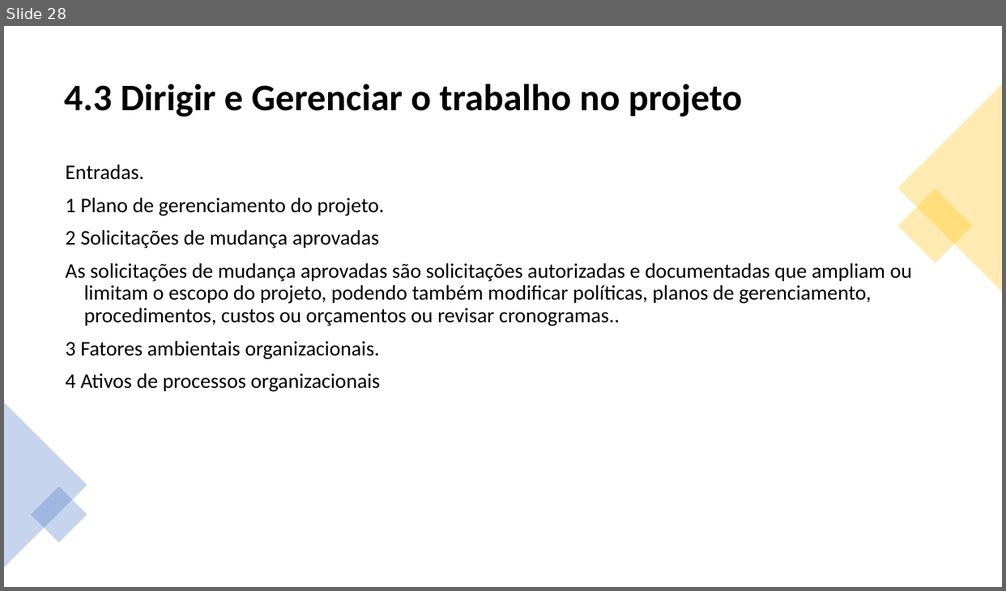
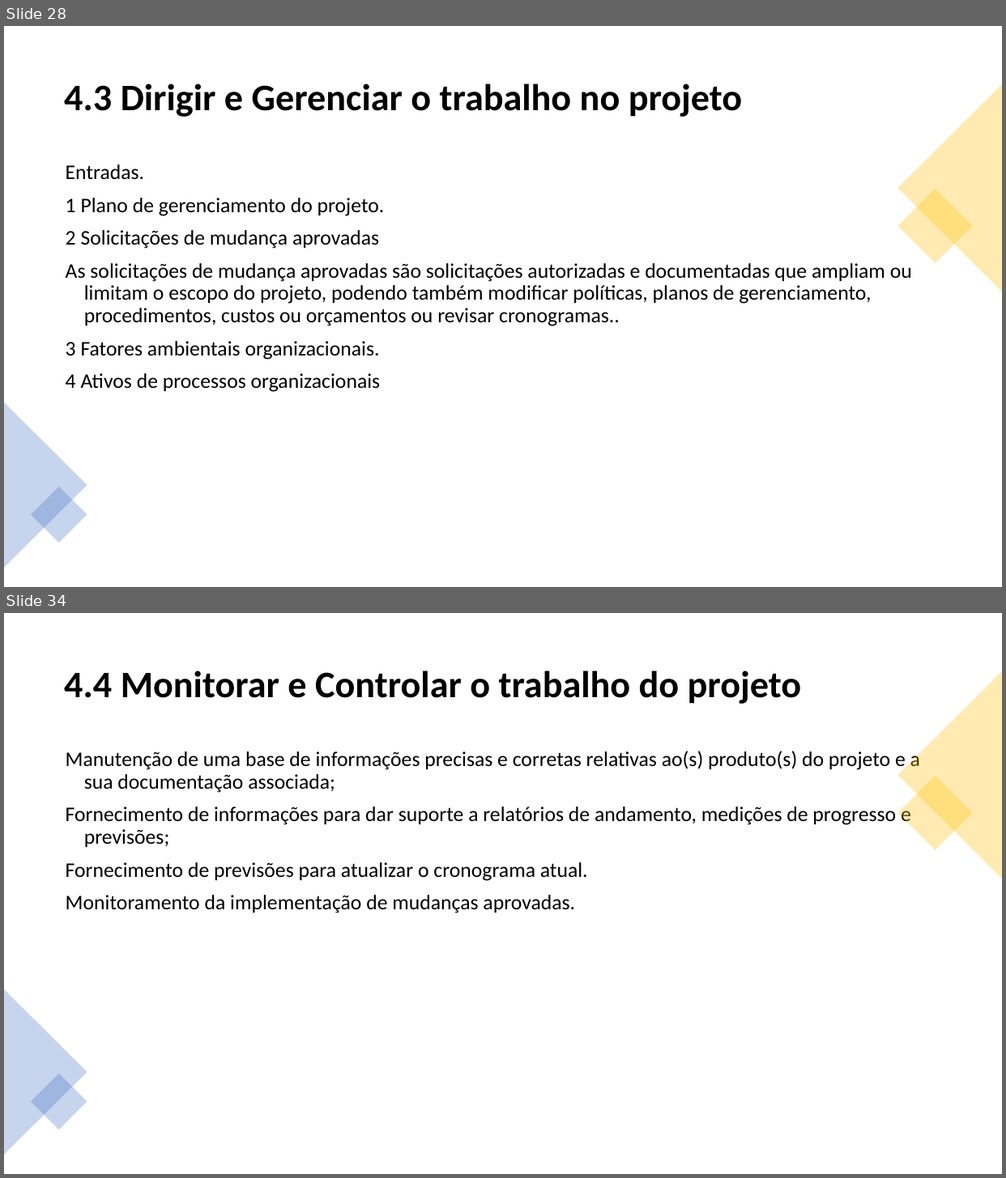
Before and after one commit to jharbes/ADMINISTRACAO-DE-REDES, a slide deck: RELATORIO PROVA P2/relatorio-pmbok-capitulo4-jharbes.pptx. Shown one above the other, each under a label of ours: slide 28 before the commit, slides 28 and 34 after it; the slides between them are not shown. The pictures are 1006x591 and 1006x1178 pixels, drawn with LibreOffice and Linux fonts; fonts in the diff are those of the drawing. Boxes give left, top, right and bottom in pixels: in the first picture for what was removed or moved away, otherwise in the second. Text is boxed around its words. In the diff, an @@ line names an element or a change of style, - is before the commit and + after.

```diff
--- a/RELATORIO PROVA P2/relatorio-pmbok-capitulo4-jharbes.pptx
+++ b/RELATORIO PROVA P2/relatorio-pmbok-capitulo4-jharbes.pptx
@@ slide 34 added at <box>4,613,1002,1174</box>, background #FFFFFF @@
@@ title added at <box>64,671,801,704</box>, 36 pt, text #000000, bold @@
+4.4 Monitorar e Controlar o trabalho do projeto
@@ triangle added at <box>898,671,1002,879</box>, fill #FFC000 at 30% opacity @@
@@ text added at <box>66,749,920,914</box>, 20 pt, text #000000 @@
+Manutenção de uma base de informações precisas e corretas relativas ao(s) produto(s) do projeto e a sua documentação associada;
+Fornecimento de informações para dar suporte a relatórios de andamento, medições de progresso e previsões;
+Fornecimento de previsões para atualizar o cronograma atual.
+Monitoramento da implementação de mudanças aprovadas.
@@ rectangle added at <box>898,776,974,851</box>, fill #FFC000 at 30% opacity @@
@@ triangle added at <box>4,990,87,1155</box>, fill #4472C4 at 30% opacity @@
@@ rectangle added at <box>31,1073,87,1130</box>, fill #4472C4 at 30% opacity @@
```
Also in this commit, not shown: 7 other slides added.
